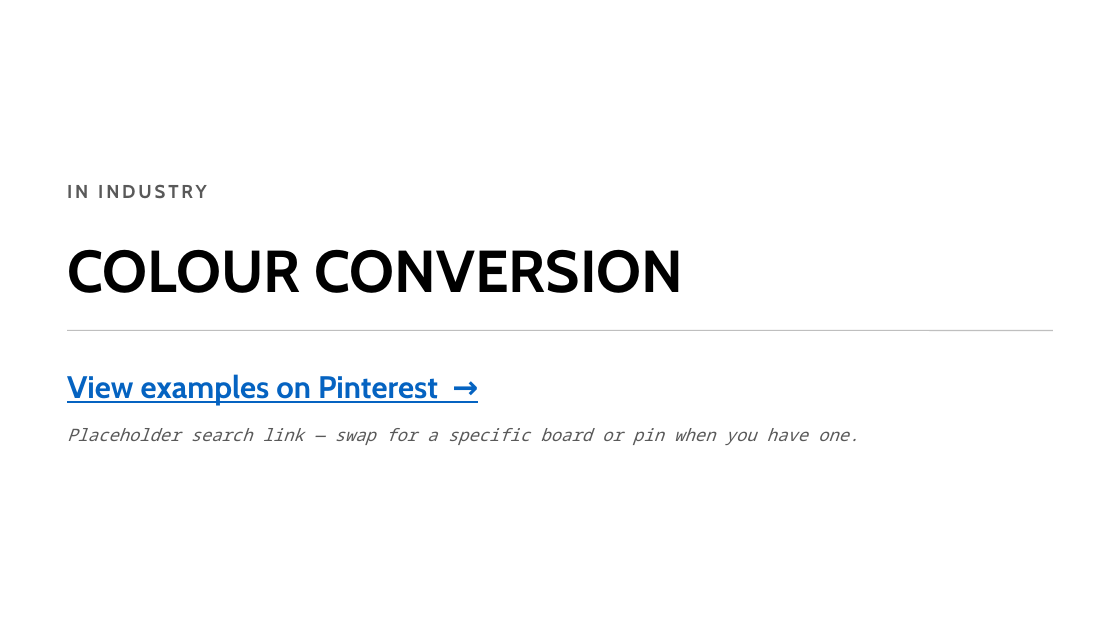
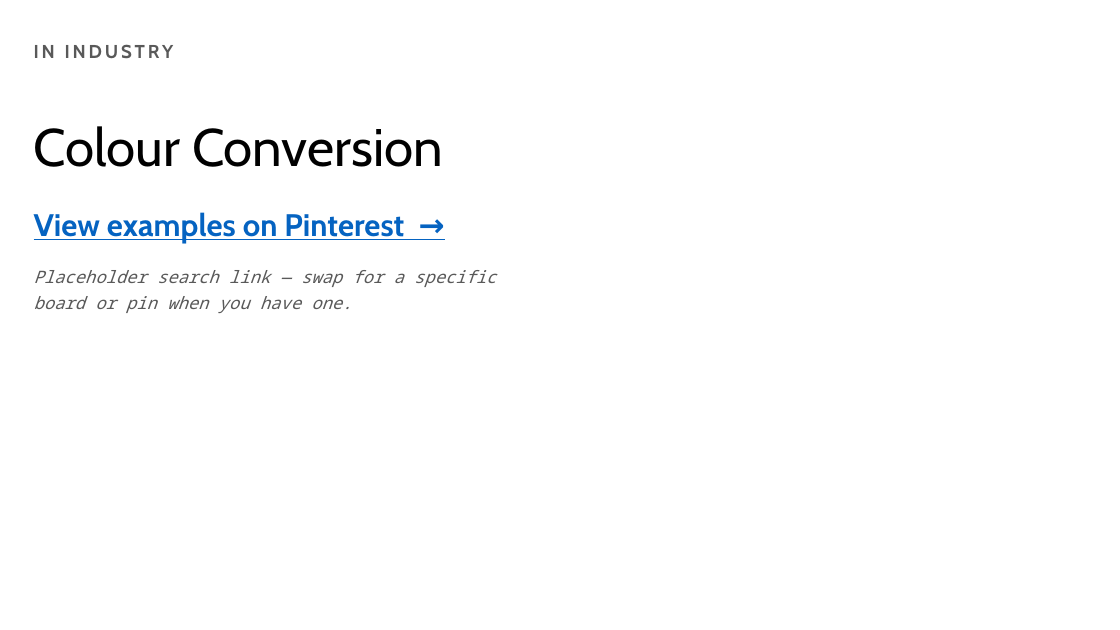
Before and after one commit to PkWr/GD-Remix-Process, a slide deck: slide 9 of Building-With-AI-Photo-Remix-Effects.pptx (slide 12 before the commit). Drawn at 1120x630 pixels with LibreOffice and Linux fonts; fonts in the diff are those of the drawing. Boxes give left, top, right and bottom in pixels: in the first picture for what was removed or moved away, otherwise in the second. Text is boxed around its words. In the diff, an @@ line names an element or a change of style, - is before the commit and + after.

```diff
--- a/Building-With-AI-Photo-Remix-Effects.pptx
+++ b/Building-With-AI-Photo-Remix-Effects.pptx
@@ text "IN INDUSTRY": place and size @@
-text "IN INDUSTRY" at (67, 185, 207, 198)
+text "IN INDUSTRY" at (34, 44, 174, 59)
@@ text at (34, 126, 443, 167): text changed; size 38 to 34 pt; bold off @@
-COLOUR CONVERSION
+Colour Conversion
@@ text at (34, 212, 496, 313): text changed @@
-Placeholder search link — swap for a specific board or pin when you have one.
+View examples on Pinterest →
+Placeholder search link — swap for a specific
+board or pin when you have one.
@@ line removed from (67, 330) to (1053, 330) @@
@@ text removed at (67, 374, 438, 406) @@
-View examples on Pinterest →
```
Also in this commit, not shown: 19 other slides changed, 1 slide added, 8 other files.
